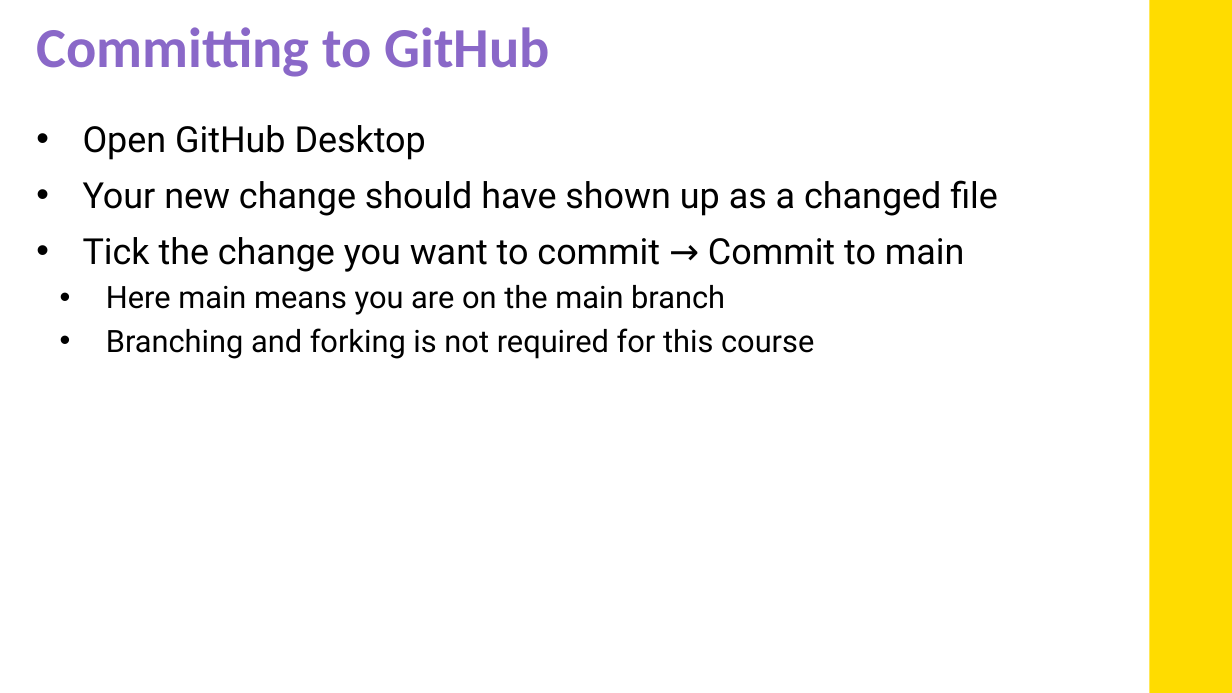
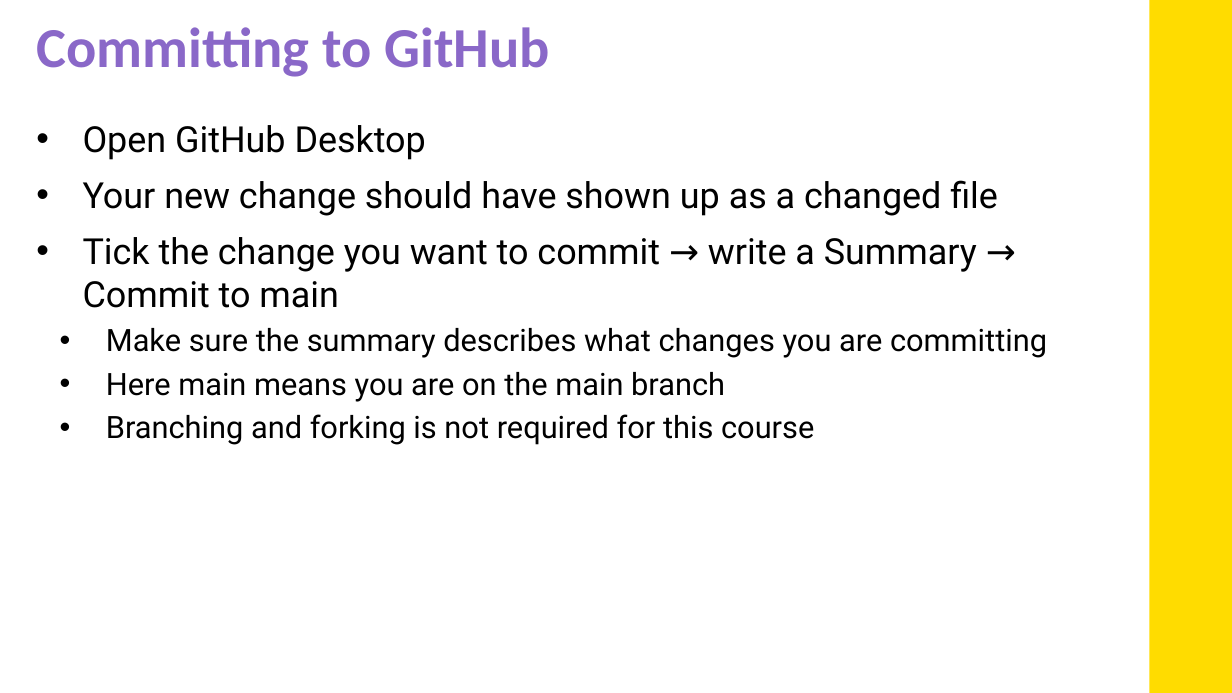
Before and after one commit to mithebell/PHYS3116_2026T3, a slide deck: slide 13 of Week 1/wk1_PHYS3116_2026T3_spotted_python_slides.pptx. Drawn at 1232x693 pixels with LibreOffice and Linux fonts; fonts in the diff are those of the drawing; background and template pictures are left out. Boxes give left, top, right and bottom in pixels: in the first picture for what was removed or moved away, otherwise in the second. Text is boxed around its words. In the diff, an @@ line names an element or a change of style, - is before the commit and + after.

Commit message:
changes to slides

```diff
--- a/Week 1/wk1_PHYS3116_2026T3_spotted_python_slides.pptx
+++ b/Week 1/wk1_PHYS3116_2026T3_spotted_python_slides.pptx
@@ text at [83,237,1047,358]: text changed @@
-• Tick the change you want to commit → Commit to main
+• Tick the change you want to commit → write a Summary → Commit to main
+  • Make sure the summary describes what changes you are committing
```
Also in this commit, not shown: 1 other file.
